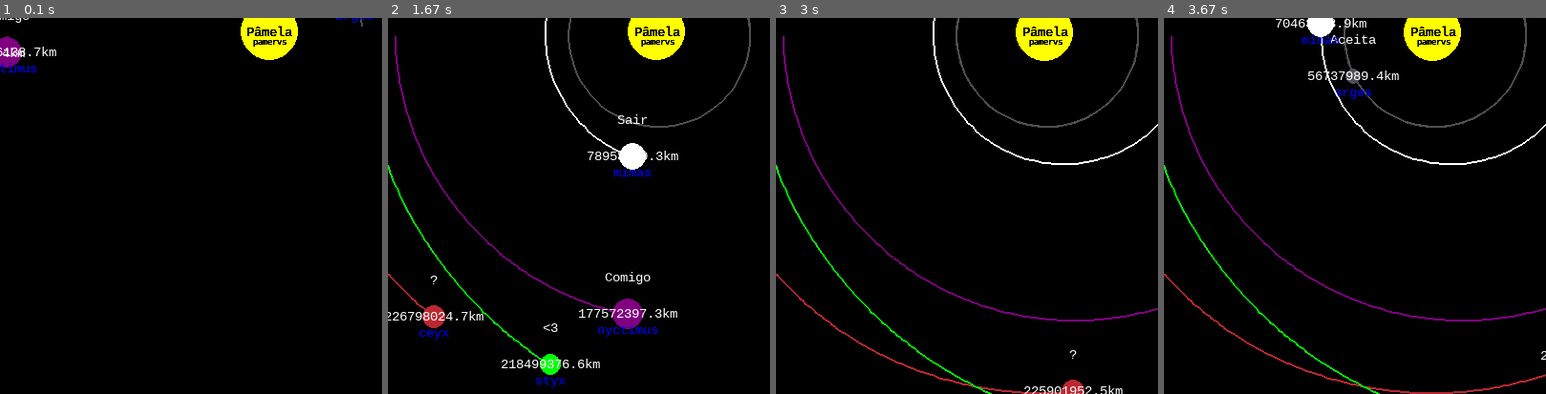
Above: before the commit, frames 1-4 (left to right).
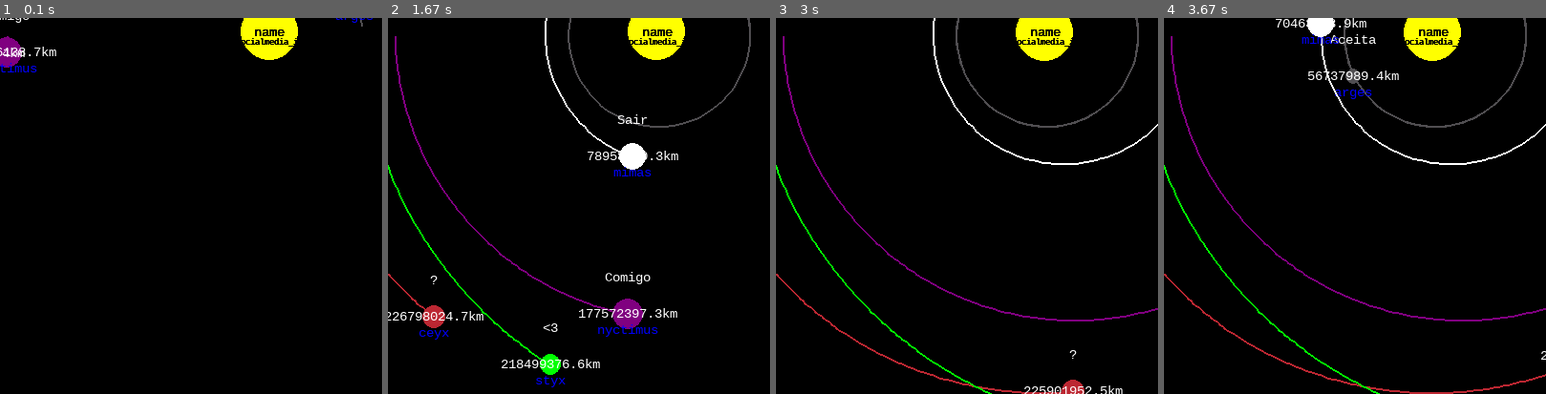
Above: after the commit, the same moments.

Repository: mavismmg/fictional-solar-system-simulation
Game: pygame game, started from src/Main.py
Two runs of this game, one before a commit and one after it. Both use one fixed random seed, a clock stepped at 60 frames per second and the inputs below.
Inputs:
- Up to frame 1 (0.1 s): no input
- Up to frame 2 (1.67 s): no input
- Up to frame 3 (3 s): no input
- Up to frame 4 (3.67 s): no input
The pictures show only the part of the screen within x 15-65%, y 47-97%; the shares and areas given below are measured in that part.

The runs differ from the first frame. In frame 1, 0.3% of the frame differs, in the area x 63-78%, y 2-8%; in frame 2, 0.3%; in frame 3, 0.3%; in frame 4, 0.3%.

Commit message:
update: updated names

Diff:
--- a/src/planets/Planet.py
+++ b/src/planets/Planet.py
@@ -47,12 +47,12 @@
             distance_text = setting.font_.render(f'{round(self.distance_to_sun / 1000, 1)}km', 1, setting.white)
             win.blit(distance_text, (x - distance_text.get_width() / 2, y - distance_text.get_height() / 2))
 
-            center_text = setting.font_.render('Pâmela', 1, setting.black)
+            center_text = setting.font_.render('name', 1, setting.black)
             center_text_rect = center_text.get_rect()
             center_text_rect.center = (setting.width / 2, setting.height / 2)
             win.blit(center_text, center_text_rect)
 
-            sub_center_font = setting.sub_font_.render('pamervs', 1, setting.black)
+            sub_center_font = setting.sub_font_.render('socialmedia_id', 1, setting.black)
             sub_center_font_rect = sub_center_font.get_rect()
             sub_center_font_rect.center = ((setting.width / 2), (setting.height / 2) + 10)
             win.blit(sub_center_font, sub_center_font_rect)
